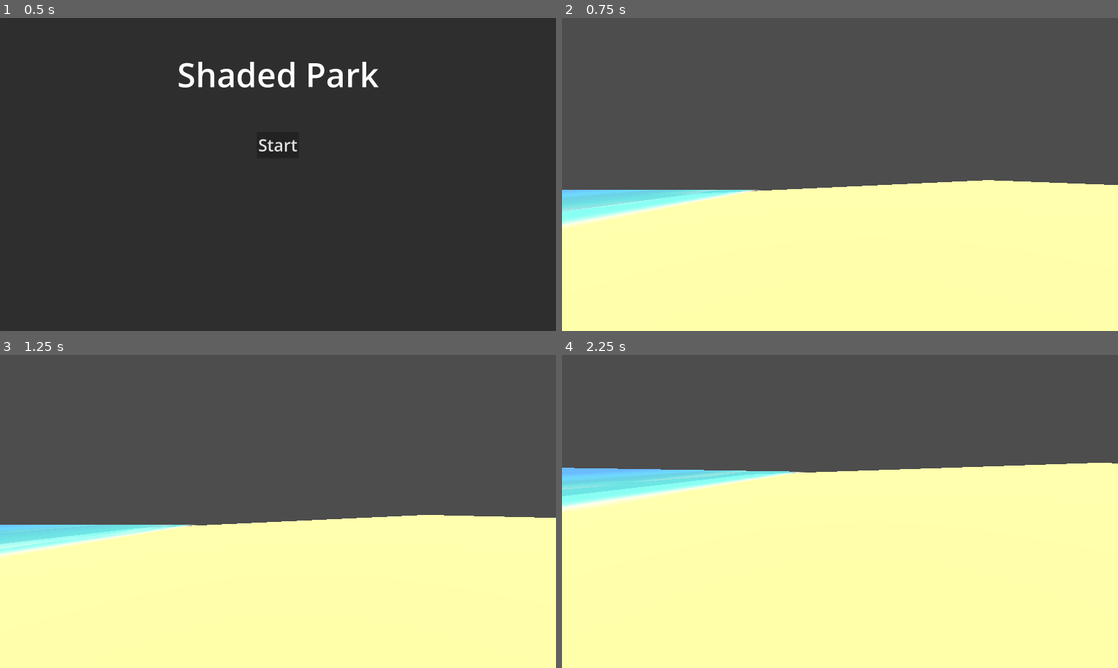
Above: before the commit, frames 1-4 (two rows, left to right).
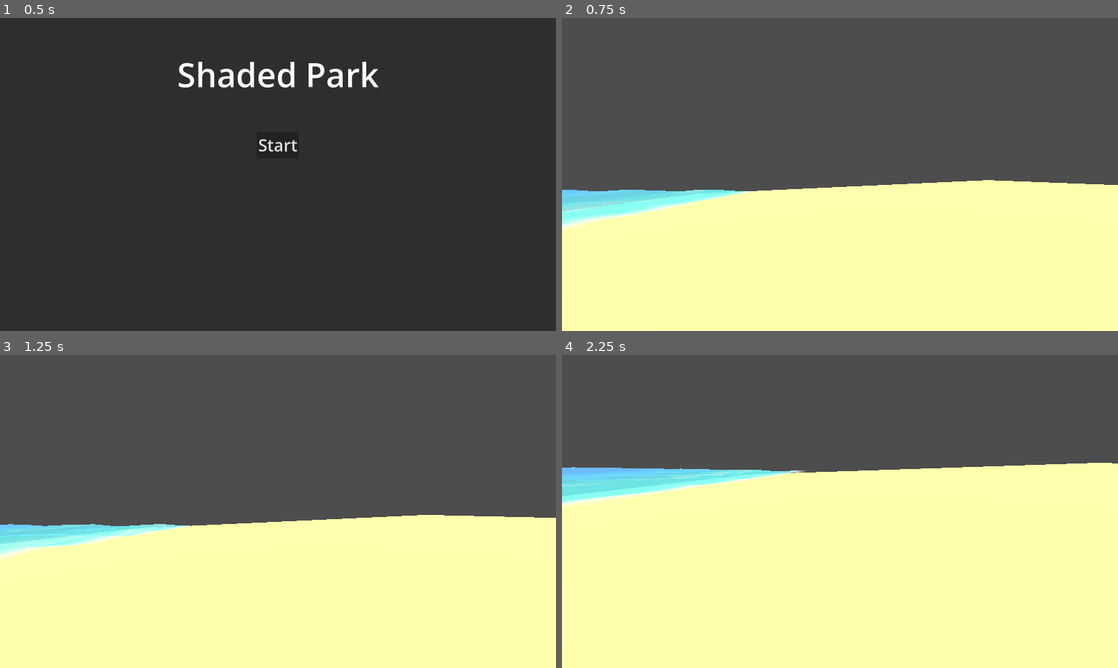
Above: after the commit, the same moments.

Repository: Spooked2/Shaded-Park
Game: Godot game, scene res://main_menu.tscn
Two runs of this game, one before a commit and one after it. Both use one fixed random seed, a clock stepped at 60 frames per second and the inputs below.
Inputs (mouse positions are in pixels of both pictures, inside the frame that each line leads up to):
- Up to frame 1 (0.5 s): no input
- Up to frame 2 (0.75 s): click "Start" at 0.5 s
- Up to frame 3 (1.25 s): no input
- Up to frame 4 (2.25 s): move the mouse to (867, 511) at 1.27 s; hold W (move_forward) from 1.28 s (still down); move the mouse to (812, 511) at 2.02 s

Frame 1 is identical in both runs. In frame 2, 0.5% of the frame differs, in the area x 0-36%, y 54-67%; in frame 3, 0.4%; in frame 4, 0.9%, in the area x 0-44%, y 35-50%.

Commit message:
ADD simple water movement

Diff:
--- a/assets/shaders/beach/ocean.gdshader
+++ b/assets/shaders/beach/ocean.gdshader
@@ -13,7 +13,14 @@
 }
 
 void vertex() {
-	// Called for every vertex the material is visible on.
+	float wave1 = wave(1.0, UV.y, 0.8, 1.1);
+	float wave2 = wave(1.2, VERTEX.z, 1.18, 1.14);
+	float wave3 = wave(0.9, UV.x, 1.22, 0.9);
+	float wave4 = wave(1.1, VERTEX.x, 0.83, 0.85);
+
+	float wave_sum = 0.15 * cos(wave1 + wave2 + wave3 + wave4);
+
+	VERTEX += NORMAL * wave_sum;
 }
 
 void fragment() {
--- a/levels/beach/beach.tscn
+++ b/levels/beach/beach.tscn
@@ -19,6 +19,8 @@
 
 [sub_resource type="PlaneMesh" id="PlaneMesh_hrlhh"]
 size = Vector2(50, 50)
+subdivide_width = 24
+subdivide_depth = 24
 
 [sub_resource type="Gradient" id="Gradient_k8g7j"]
 offsets = PackedFloat32Array(0.45535713, 1)
